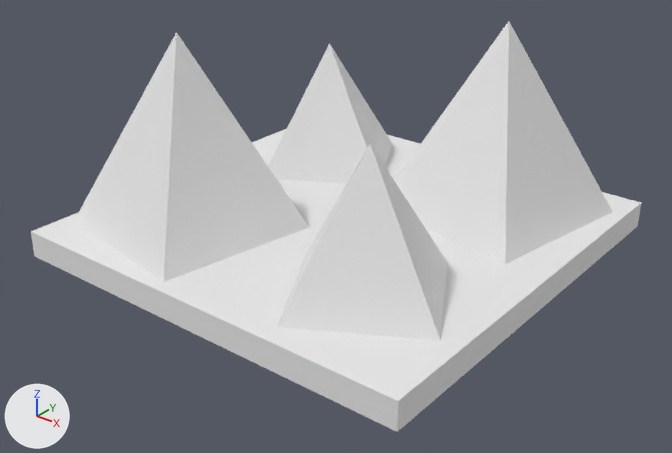
The OBJ model CliffyJump/Assets/Models/Obstacles/GroundSpike.obj: old version first, new version second.
Both versions are drawn from a 50 mm camera at (1.91, -2.45, 1.56) aimed at (0.06, -0.13, 0.12). Arrows for +X, +Y and +Z are at lower left; the lights stay in place. Where no turn or scale is listed for an object, it has been applied to the vertices.

The scene before the commit, as lines of its bpy script (objects in view):
```python
mat_material = principled_material('Material')
mat_material.base_color = (0.8, 0.8, 0.8)  # white #e7e7e7
mat_material.roughness = 1.0
me_base = bpy.data.meshes.new('Base')
me_base.from_pydata(...)  # a box spanning x -0.8..0.8, y -0.8..0.8, z 0.0..0.1
me_base.materials.append(mat_material)  # white #e7e7e7
me_spike1 = bpy.data.meshes.new('Spike1')
me_spike1.from_pydata(...)  # 5 vertices, 4 faces; spans x 0.029..0.751, y 0.039..0.761, z 0.098..0.808
me_spike1.materials.append(mat_material)  # white #e7e7e7
me_spike1_001 = bpy.data.meshes.new('Spike1.001')
me_spike1_001.from_pydata(...)  # 5 vertices, 4 faces; spans x -0.728..-0.072, y 0.072..0.728, z 0.1..0.6
me_spike1_001.materials.append(mat_material)  # white #e7e7e7
me_spike1_002 = bpy.data.meshes.new('Spike1.002')
me_spike1_002.from_pydata(...)  # 5 vertices, 4 faces; spans x 0.072..0.728, y -0.728..-0.072, z 0.1..0.6
me_spike1_002.materials.append(mat_material)  # white #e7e7e7
me_spike1_003 = bpy.data.meshes.new('Spike1.003')
me_spike1_003.from_pydata(...)  # 5 vertices, 4 faces; spans x -0.778..-0.022, y -0.778..-0.022, z 0.05..0.802
me_spike1_003.materials.append(mat_material)  # white #e7e7e7
ob_base = bpy.data.objects.new('Base', me_base)
ob_base.location = (0.0, 0.0, 0.0)
ob_spike1 = bpy.data.objects.new('Spike1', me_spike1)
ob_spike1.location = (0.0, 0.0, 0.0)
ob_spike1_001 = bpy.data.objects.new('Spike1.001', me_spike1_001)
ob_spike1_001.location = (0.0, 0.0, 0.0)
ob_spike1_002 = bpy.data.objects.new('Spike1.002', me_spike1_002)
ob_spike1_002.location = (0.0, 0.0, 0.0)
ob_spike1_003 = bpy.data.objects.new('Spike1.003', me_spike1_003)
ob_spike1_003.location = (0.0, 0.0, 0.0)
```
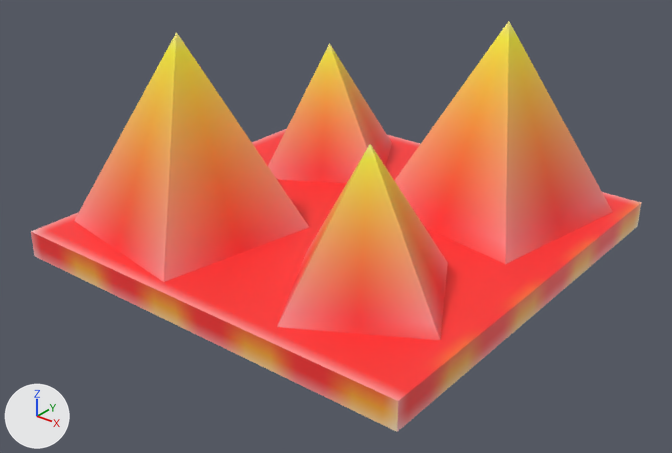
Pixel boxes (x1, y1, x2, y2) of what changed, in the pictures (672 x 453 px):
'Base', surface changed (white to red): (31, 129, 641, 432) in both
'Spike1.003', surface changed: (74, 32, 309, 282) in both
'Spike1', surface changed: (394, 21, 613, 264) in both
'Spike1.002', surface changed: (277, 144, 448, 340) in both
'Spike1.001', surface changed: (268, 43, 392, 183) in both
part 1 of me_base, surface changed: (31, 203, 641, 432) in both

Edits to the bpy script that builds the scene:
```text
Add img_spikes_png:
    img_spikes_png = load_image('Spikes.png', '../../Images/Spikes.png', 32, 32, 'sRGB')
Change mat_material:
    remove mat_material.base_color = (0.8, 0.8, 0.8)  # white #e7e7e7
    mat_material.roughness: 1.0 -> 0.5
    add mat_material.texture = img_spikes_png
Change me_base:
    where me_base.from_pydata(...)  # 8 vertices, 6 faces; spans x -0.8..0.8, y -0.8..0.8, z 0.0..0.1
    used by ob_base; location = (0.0, 0.0, 0.0)
    me_base part 1: texture (UV) coordinates of 4 of 6 faces, centred in x -0.8..0.8, y -0.8..0.8, z 0.05, changed; they spanned u 0.5..1.0, v 0.88..1.0 and now span u 0.5..0.53, v 0.5..1.0
```
